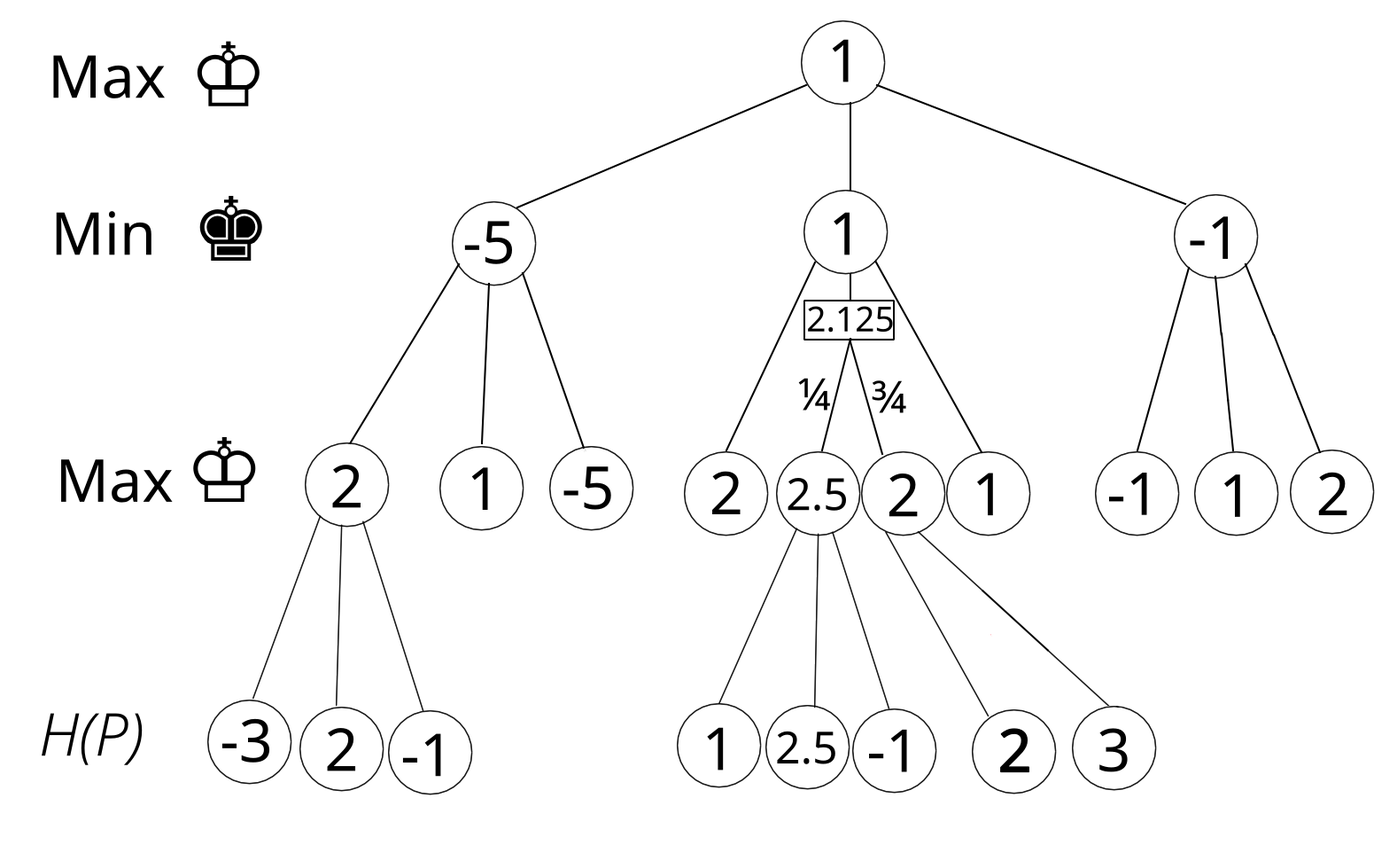
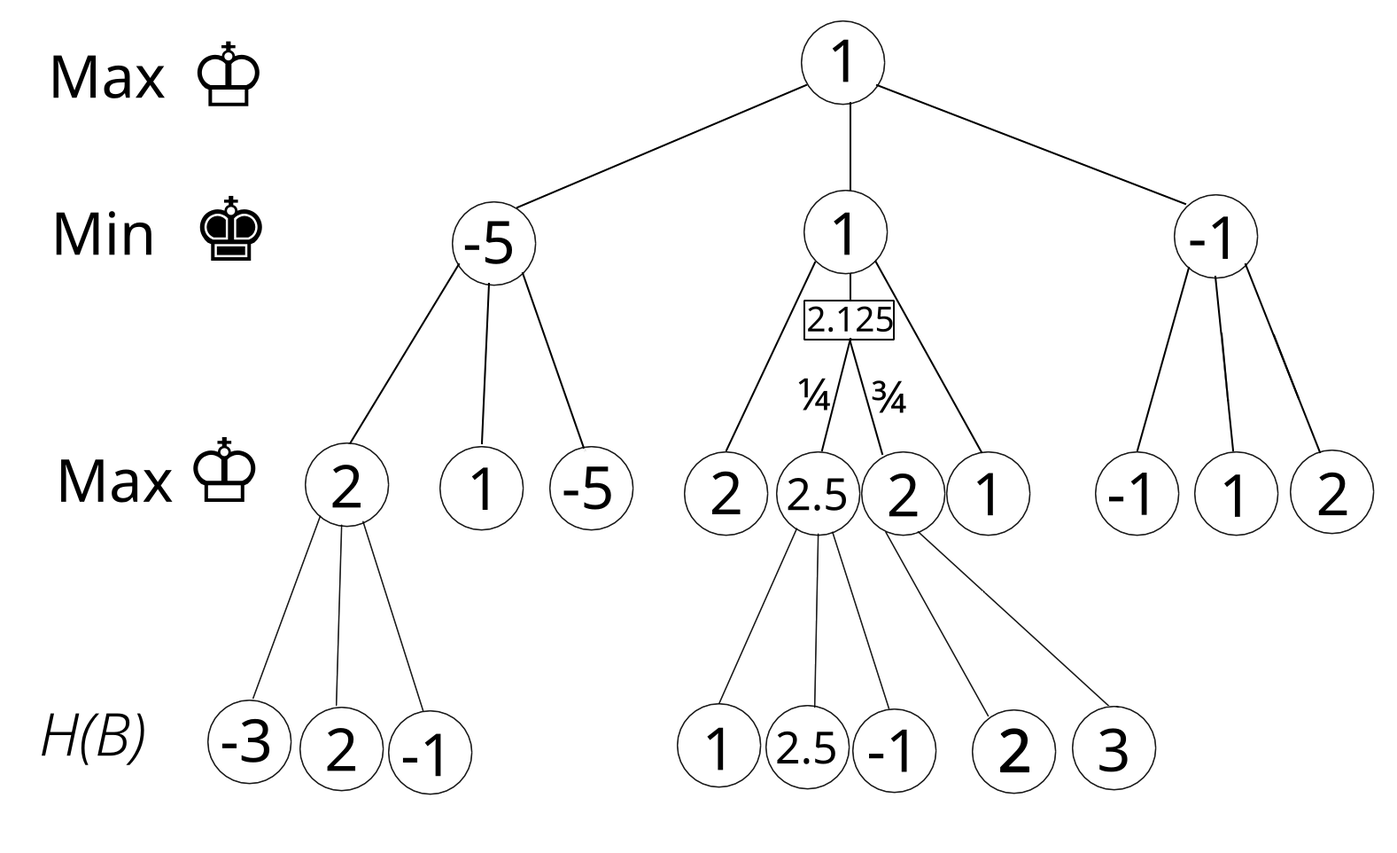
Layer changes from the first 1397px x 853px image to the second:
painted on "Calque de dessin 1" (3rd of 22) over [808, 306, 894, 332]
painted on "Calque de dessin 1" (9th of 22) over [113, 712, 145, 765]
painted on "Calque de dessin 1" (10th of 22) over [1221, 340, 1301, 398]
painted on "Calque de dessin 1" (11th of 22) over [1220, 334, 1301, 398]
